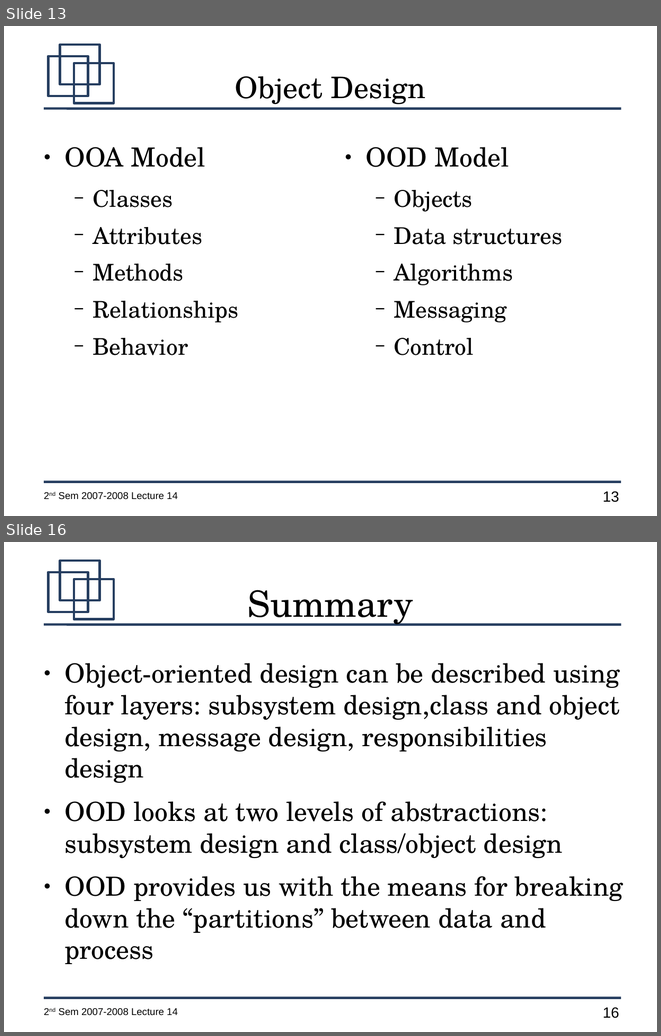
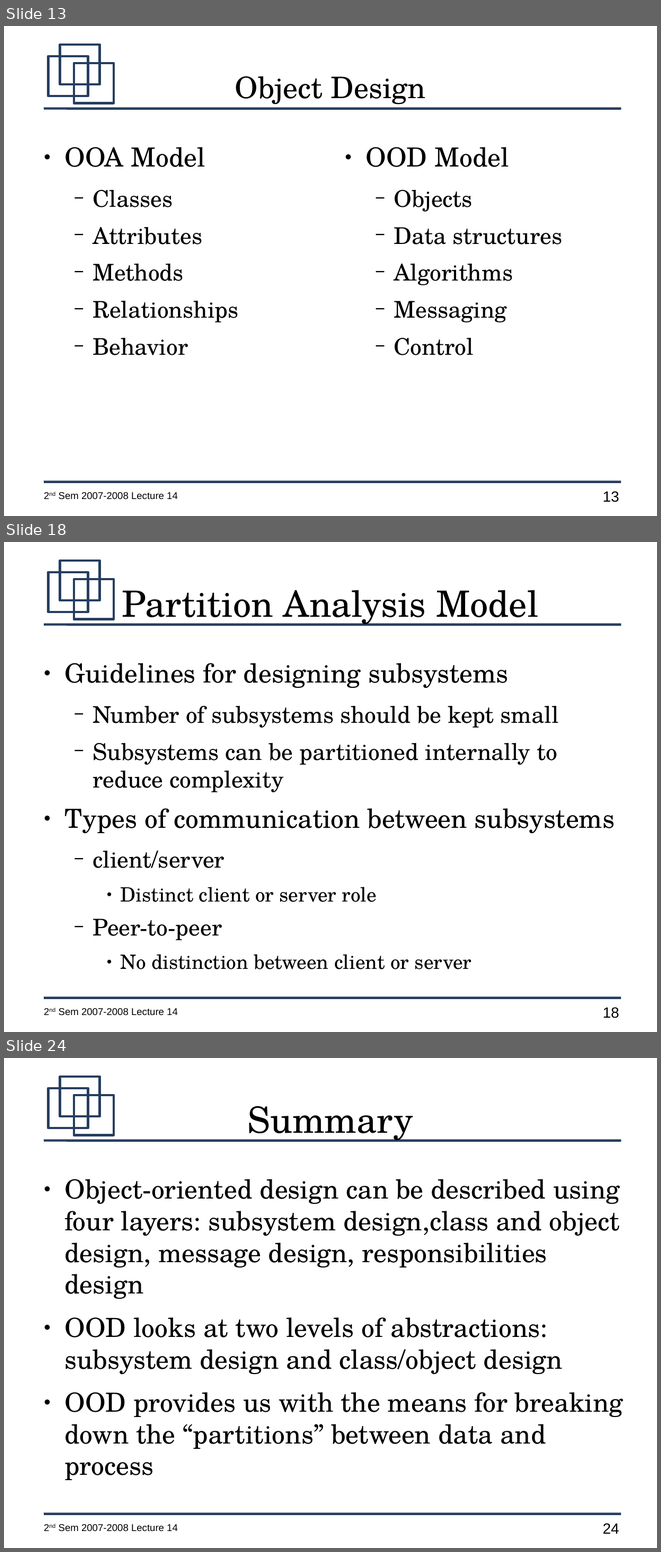
Before and after one commit to jachermocilla/jach-homepage, a slide deck: CMSC128-2nd-Sem-2007-L14.odp. Shown one above the other, each under a label of ours: slides 13 and 16 before the commit, slides 13, 18 and 24 after it; the slides between them are not shown. The pictures are 661x1036 and 661x1552 pixels, drawn with LibreOffice and Linux fonts; fonts in the diff are those of the drawing. Boxes give left, top, right and bottom in pixels: in the first picture for what was removed or moved away, otherwise in the second. Text is boxed around its words. In the diff, an @@ line names an element or a change of style, - is before the commit and + after.

```diff
--- a/CMSC128-2nd-Sem-2007-L14.odp
+++ b/CMSC128-2nd-Sem-2007-L14.odp
@@ slide 18 added at (4, 542, 657, 1032), background #FFFFFF; not listed: 7 template elements that a slide beside it also shows @@
@@ title added at (122, 590, 538, 626), 44 pt, text #000000 @@
+Partition Analysis Model
@@ text added at (64, 663, 615, 969), 28 pt, text #000000 @@
+● Guidelines for designing subsystems
+  − Number of subsystems should be kept small
+  − Subsystems can be partitioned internally to reduce complexity
+● Types of communication between subsystems
+  − client/server
+    ● Distinct client or server role
+  − Peer-to-peer
+    ● No distinction between client or server
@@ what was slide 16 is now slide 24 @@
@@ page number at (603, 1523, 619, 1533): text changed @@
-16
+24
```
Also in this commit, not shown: 2 slides changed, 7 other slides added.
